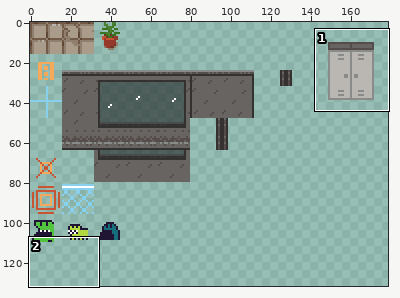
Pixel-art file, stored at assets/tileset.ase. Above: a wide view before the commit, with the close-up outlined.
Close-up. Earlier state:
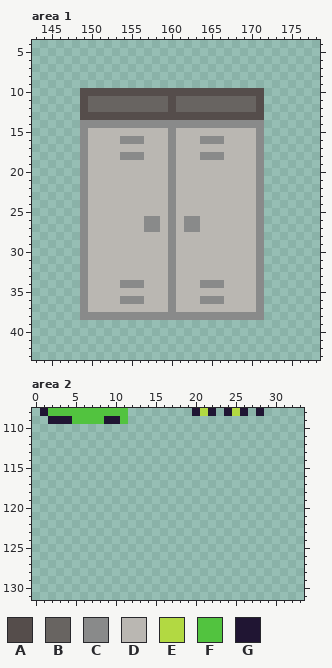
256x256 pixels, 1 frame. Colours within 5 levels of each other are drawn and written as one. Shown: area 1: x 143..178, y 4..43; area 2: x 0..33, y 108..131. The wide view leaves out empty margins.
Visible layers, top first: "Layer 2", "Layer 1".
Palette (. is transparent): A #554d4b  B #686461  C #898a8a  D #bab7b2  E #b2d942  F #52c33f  G #201533
Pixels before, area 1, first column x 149:
10 AAAAAAAAAAAAAAAAAAAAAAA
11 ABBBBBBBBBBABBBBBBBBBBA
12 ABBBBBBBBBBABBBBBBBBBBA
13 AAAAAAAAAAAAAAAAAAAAAAA
14 CCCCCCCCCCCCCCCCCCCCCCC
15 CDDDDDDDDDDCDDDDDDDDDDC
16 CDDDDCCCDDDCDDDCCCDDDDC
17 CDDDDDDDDDDCDDDDDDDDDDC
18 CDDDDCCCDDDCDDDCCCDDDDC
19 CDDDDDDDDDDCDDDDDDDDDDC
20 CDDDDDDDDDDCDDDDDDDDDDC
21 CDDDDDDDDDDCDDDDDDDDDDC
22 CDDDDDDDDDDCDDDDDDDDDDC
23 CDDDDDDDDDDCDDDDDDDDDDC
24 CDDDDDDDDDDCDDDDDDDDDDC
25 CDDDDDDDDDDCDDDDDDDDDDC
26 CDDDDDDDCCDCDCCDDDDDDDC
27 CDDDDDDDCCDCDCCDDDDDDDC
28 CDDDDDDDDDDCDDDDDDDDDDC
29 CDDDDDDDDDDCDDDDDDDDDDC
30 CDDDDDDDDDDCDDDDDDDDDDC
31 CDDDDDDDDDDCDDDDDDDDDDC
32 CDDDDDDDDDDCDDDDDDDDDDC
33 CDDDDDDDDDDCDDDDDDDDDDC
34 CDDDDCCCDDDCDDDCCCDDDDC
35 CDDDDDDDDDDCDDDDDDDDDDC
36 CDDDDCCCDDDCDDDCCCDDDDC
37 CDDDDDDDDDDCDDDDDDDDDDC
38 CCCCCCCCCCCCCCCCCCCCCCC
Pixels before, area 2, first column x 1:
108 GFFFFFFFFFF........GEG.GEG.G
109 .GGGFFFFGGF.................
The result:
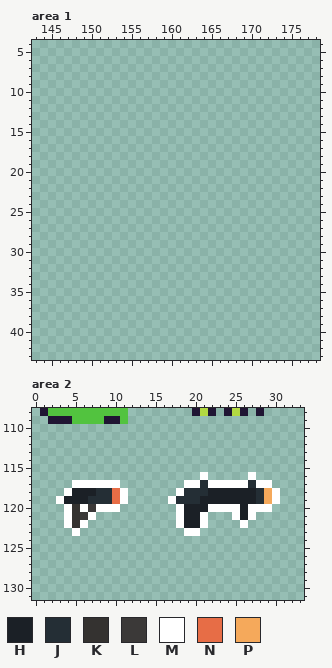
Colours new in this view: H #1b2026  J #242e35  K #343230  L #3b3938  M #ffffff  N #e76d46  P #f5a95b
The exact change:
{"where": "area 1, layer \"Layer 2\""}
{"y":10,"x":149,"old":"AAAAAAAAAAAAAAAAAAAAAAA","new":"......................."}
{"y":11,"x":149,"old":"ABBBBBBBBBBABBBBBBBBBBA","new":"......................."}
{"y":12,"x":149,"old":"ABBBBBBBBBBABBBBBBBBBBA","new":"......................."}
{"y":13,"x":149,"old":"AAAAAAAAAAAAAAAAAAAAAAA","new":"......................."}
{"y":14,"x":149,"old":"CCCCCCCCCCCCCCCCCCCCCCC","new":"......................."}
{"y":15,"x":149,"old":"CDDDDDDDDDDCDDDDDDDDDDC","new":"......................."}
{"y":16,"x":149,"old":"CDDDDCCCDDDCDDDCCCDDDDC","new":"......................."}
{"y":17,"x":149,"old":"CDDDDDDDDDDCDDDDDDDDDDC","new":"......................."}
{"y":18,"x":149,"old":"CDDDDCCCDDDCDDDCCCDDDDC","new":"......................."}
{"y":19,"x":149,"old":"CDDDDDDDDDDCDDDDDDDDDDC","new":"......................."}
{"y":20,"x":149,"old":"CDDDDDDDDDDCDDDDDDDDDDC","new":"......................."}
{"y":21,"x":149,"old":"CDDDDDDDDDDCDDDDDDDDDDC","new":"......................."}
{"y":22,"x":149,"old":"CDDDDDDDDDDCDDDDDDDDDDC","new":"......................."}
{"y":23,"x":149,"old":"CDDDDDDDDDDCDDDDDDDDDDC","new":"......................."}
{"y":24,"x":149,"old":"CDDDDDDDDDDCDDDDDDDDDDC","new":"......................."}
{"y":25,"x":149,"old":"CDDDDDDDDDDCDDDDDDDDDDC","new":"......................."}
{"y":26,"x":149,"old":"CDDDDDDDCCDCDCCDDDDDDDC","new":"......................."}
{"y":27,"x":149,"old":"CDDDDDDDCCDCDCCDDDDDDDC","new":"......................."}
{"y":28,"x":149,"old":"CDDDDDDDDDDCDDDDDDDDDDC","new":"......................."}
{"y":29,"x":149,"old":"CDDDDDDDDDDCDDDDDDDDDDC","new":"......................."}
{"y":30,"x":149,"old":"CDDDDDDDDDDCDDDDDDDDDDC","new":"......................."}
{"y":31,"x":149,"old":"CDDDDDDDDDDCDDDDDDDDDDC","new":"......................."}
{"y":32,"x":149,"old":"CDDDDDDDDDDCDDDDDDDDDDC","new":"......................."}
{"y":33,"x":149,"old":"CDDDDDDDDDDCDDDDDDDDDDC","new":"......................."}
{"y":34,"x":149,"old":"CDDDDCCCDDDCDDDCCCDDDDC","new":"......................."}
{"y":35,"x":149,"old":"CDDDDDDDDDDCDDDDDDDDDDC","new":"......................."}
{"y":36,"x":149,"old":"CDDDDCCCDDDCDDDCCCDDDDC","new":"......................."}
{"y":37,"x":149,"old":"CDDDDDDDDDDCDDDDDDDDDDC","new":"......................."}
{"y":38,"x":149,"old":"CCCCCCCCCCCCCCCCCCCCCCC","new":"......................."}
{"where": "area 2, layers \"Layer 2\", \"Layer 1\""}
{"y":116,"x":21,"old":".","new":"M"}
{"y":116,"x":27,"old":".","new":"M"}
{"y":117,"x":5,"old":"......","new":"MMMMMM"}
{"y":117,"x":19,"old":"...........","new":"MMJMMMMMJMM"}
{"y":118,"x":4,"old":"........","new":"MHHHJJNM"}
{"y":118,"x":18,"old":".............","new":"MJJJHHHHHHJPM"}
{"y":119,"x":3,"old":".........","new":"MHHHJJJNM"}
{"y":119,"x":17,"old":"..............","new":"MJJJHHHHHHHJPM"}
{"y":120,"x":4,"old":".......","new":"MKMLMMM"}
{"y":120,"x":18,"old":"............","new":"MHHHMMMMHMMM"}
{"y":121,"x":4,"old":"....","new":"MKLM"}
{"y":121,"x":18,"old":"....","new":"MHHM"}
{"y":121,"x":25,"old":"...","new":"MHM"}
{"y":122,"x":4,"old":"...","new":"MKM"}
{"y":122,"x":18,"old":"....","new":"MHHM"}
{"y":122,"x":26,"old":".","new":"M"}
{"y":123,"x":5,"old":".","new":"M"}
{"y":123,"x":19,"old":"..","new":"MM"}
{"label":"erased","picture_box":[80,88,264,320]}
{"label":"added","picture_box":[168,472,280,536]}
{"label":"added","picture_box":[56,480,128,536]}
